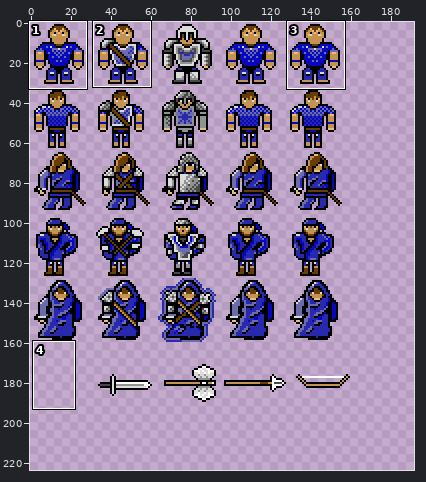
A pixel-art file gets an edit: resources/images/battler_template.ase. Above: a wide view before the commit, with the close-up outlined.
Close-up. Old version:
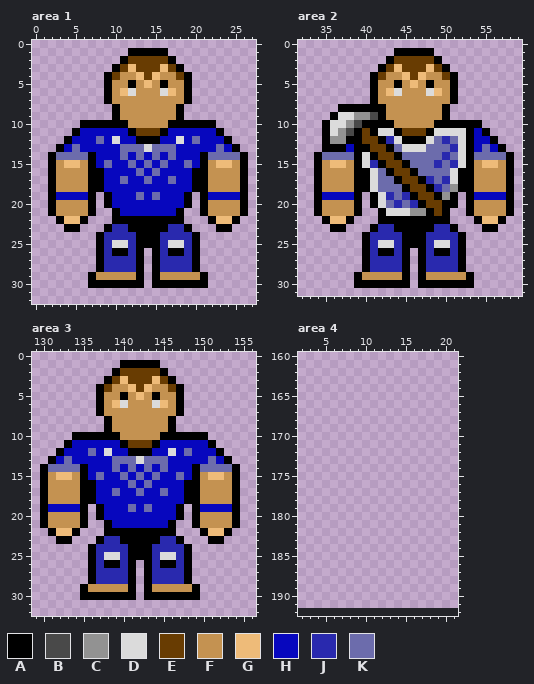
192x192 pixels, 1 frame. Shown: area 1: x 0..27, y 0..32; area 2: x 32..59, y 0..31; area 3: x 129..156, y 0..32; area 4: x 2..21, y 160..192. The old version is drawn lined up with the new one, on the new canvas. The commit also changed other parts of the picture, which this record leaves out.
Palette (. is transparent): A #000000  B #494949  C #929292  D #dbdbdb  E #683c02  F #c49251  G #eebb79  H #0707be  J #2929ae  K #6c6cac
Once edited:
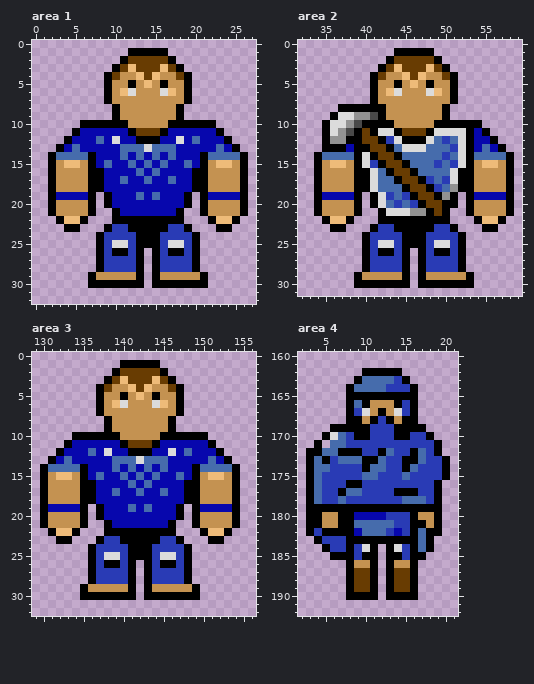
Difference:
{"change": "canvas 192x192 -> 192x224"}
{"colour":"H","old":"#0707be","new":"#0707ad"}
{"colour":"J","old":"#2929ae","new":"#293bb5"}
{"colour":"K","old":"#6c6cac","new":"#466cac"}
{"where": "area 4"}
{"y":162,"x":10,"old":".....","new":"AAAAA"}
{"y":163,"x":9,"old":".......","new":"AKKKKJA"}
{"y":164,"x":8,"old":".........","new":"AKKKKJJJA"}
{"y":165,"x":8,"old":".........","new":"AAAAAAAAA"}
{"y":166,"x":8,"old":".........","new":"AKAFFFAJA"}
{"y":167,"x":8,"old":".........","new":"AJDFAFDJA"}
{"y":168,"x":8,"old":".........","new":"AAFAJAFAA"}
{"y":169,"x":6,"old":"............","new":"AAAAAJJJAAAA"}
{"y":170,"x":5,"old":"..............","new":"ADKJAAJJJAAJJA"}
{"y":171,"x":4,"old":".","new":"A"}
{"y":171,"x":6,"old":"..............","new":"KKJJJJJJJJJJJA"}
{"y":172,"x":3,"old":".................","new":"AAKKAAAJJAKJJAKJA"}
{"y":173,"x":3,"old":"..................","new":"AKAJKKKAAKJJAAKJJA"}
{"y":174,"x":3,"old":"..................","new":"AKKJJJJAKKJJAKJJJA"}
{"y":175,"x":3,"old":"..................","new":"AKJJJJJKKJJJKJJJJA"}
{"y":176,"x":3,"old":".................","new":"AKJJJAAJJJJJJJJJA"}
{"y":177,"x":3,"old":".................","new":"AKJJAKKJJJJAAAJJA"}
{"y":178,"x":3,"old":".................","new":"AKJJKJJJJJJJKKKJA"}
{"y":179,"x":3,"old":".................","new":"AAAAAAAAAAAAAAAAA"}
{"y":180,"x":3,"old":".................","new":"AAFFAAHHHHJJJAFFA"}
{"y":181,"x":3,"old":".................","new":"AAFFAAKKKKKJJAAFA"}
{"y":182,"x":3,"old":".................","new":"AJAAAAHKKKJHJAKAA"}
{"y":183,"x":4,"old":"...............","new":"AJJJAAAAAAAAAKA"}
{"y":184,"x":5,"old":".......","new":"AJJAJDA"}
{"y":184,"x":13,"old":"......","new":"ADJAKA"}
{"y":185,"x":6,"old":"......","new":"AAAJAA"}
{"y":185,"x":13,"old":".....","new":"AAJAA"}
{"y":186,"x":8,"old":"....","new":"AFFA"}
{"y":186,"x":13,"old":"....","new":"AFFA"}
{"y":187,"x":8,"old":"....","new":"AEEA"}
{"y":187,"x":13,"old":"....","new":"AEEA"}
{"y":188,"x":8,"old":"....","new":"AEEA"}
{"y":188,"x":13,"old":"....","new":"AEEA"}
{"y":189,"x":8,"old":"....","new":"AEEA"}
{"y":189,"x":13,"old":"....","new":"AEEA"}
{"y":190,"x":8,"old":"....","new":"AAAA"}
{"y":190,"x":13,"old":"....","new":"AAAA"}
{"label":"changed","picture_box":[56,128,240,272]}
{"label":"changed","picture_box":[322,128,506,272]}
{"label":"changed","picture_box":[48,440,232,584]}
{"label":"added","picture_box":[306,368,450,600]}
